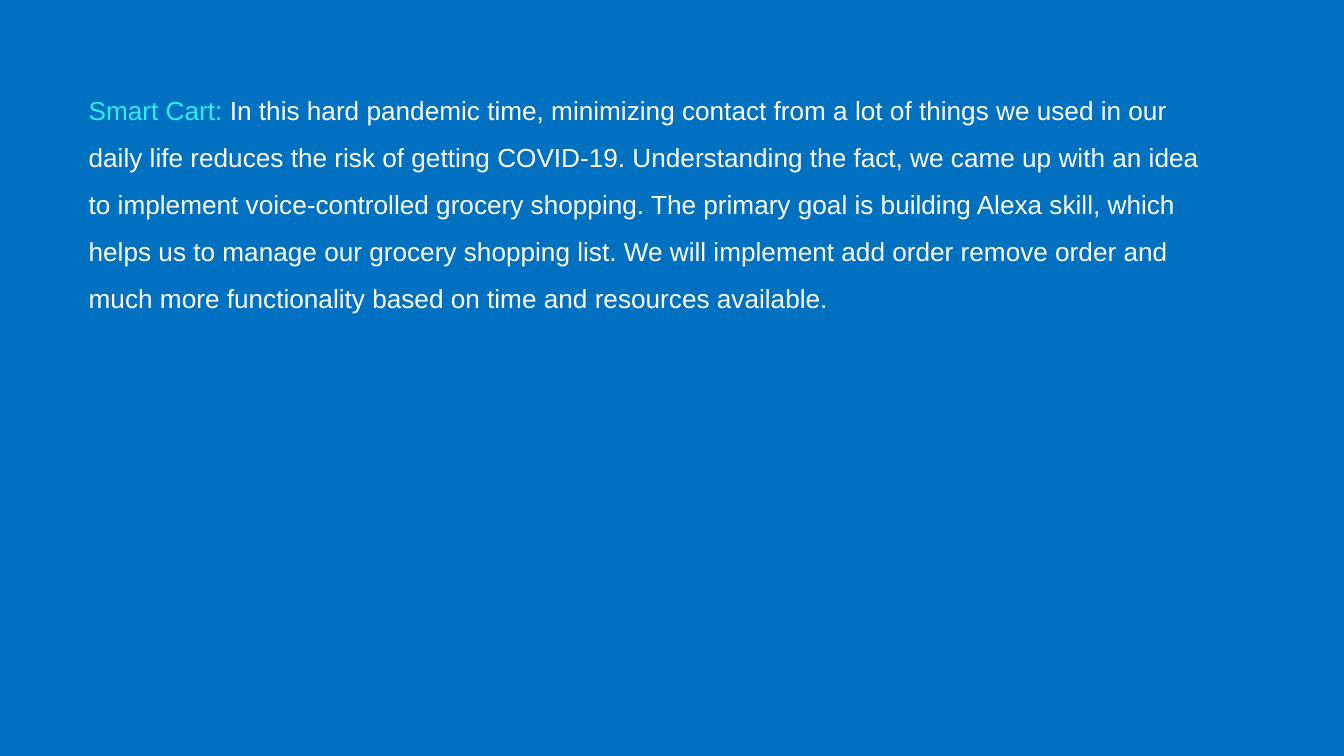
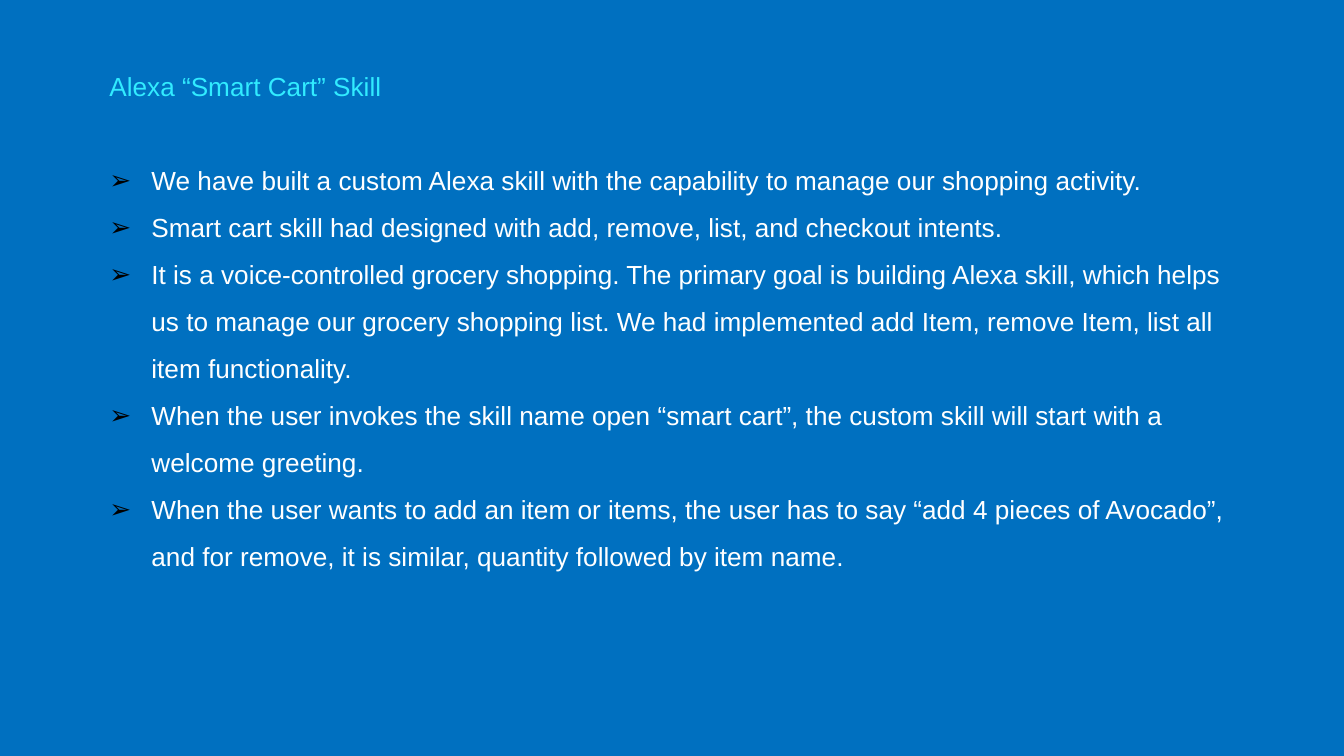
Before and after one commit to simulationpoint/cs442IoTProject, a slide deck: slide 2 of CS442IoTProject .pptx. Drawn at 1344x756 pixels with LibreOffice and Linux fonts; fonts in the diff are those of the drawing. Boxes give left, top, right and bottom in pixels: in the first picture for what was removed or moved away, otherwise in the second. Text is boxed around its words. In the diff, an @@ line names an element or a change of style, - is before the commit and + after.

```diff
--- a/CS442IoTProject .pptx
+++ b/CS442IoTProject .pptx
@@ text at [109, 77, 1222, 572]: text changed @@
-Smart Cart: In this hard pandemic time, minimizing contact from a lot of things we used in our daily life reduces the risk of getting COVID-19. Understanding the fact, we came up with an idea to implement voice-controlled grocery shopping. The primary goal is building Alexa skill, which helps us to manage our grocery shopping list. We will implement add order remove order and much more functionality based on time and resources available.
+Alexa “Smart Cart” Skill
+➢ We have built a custom Alexa skill with the capability to manage our shopping activity.
+➢ Smart cart skill had designed with add, remove, list, and checkout intents.
+➢ It is a voice-controlled grocery shopping. The primary goal is building Alexa skill, which helps us to manage our grocery shopping list. We had implemented add Item, remove Item, list all item functionality.
+➢ When the user invokes the skill name open “smart cart”, the custom skill will start with a welcome greeting.
+➢ When the user wants to add an item or items, the user has to say “add 4 pieces of Avocado”, and for remove, it is similar, quantity followed by item name.
```
Also in this commit, not shown: 2 other slides changed, 1 slide added, 1 slide removed, 2 other files.
